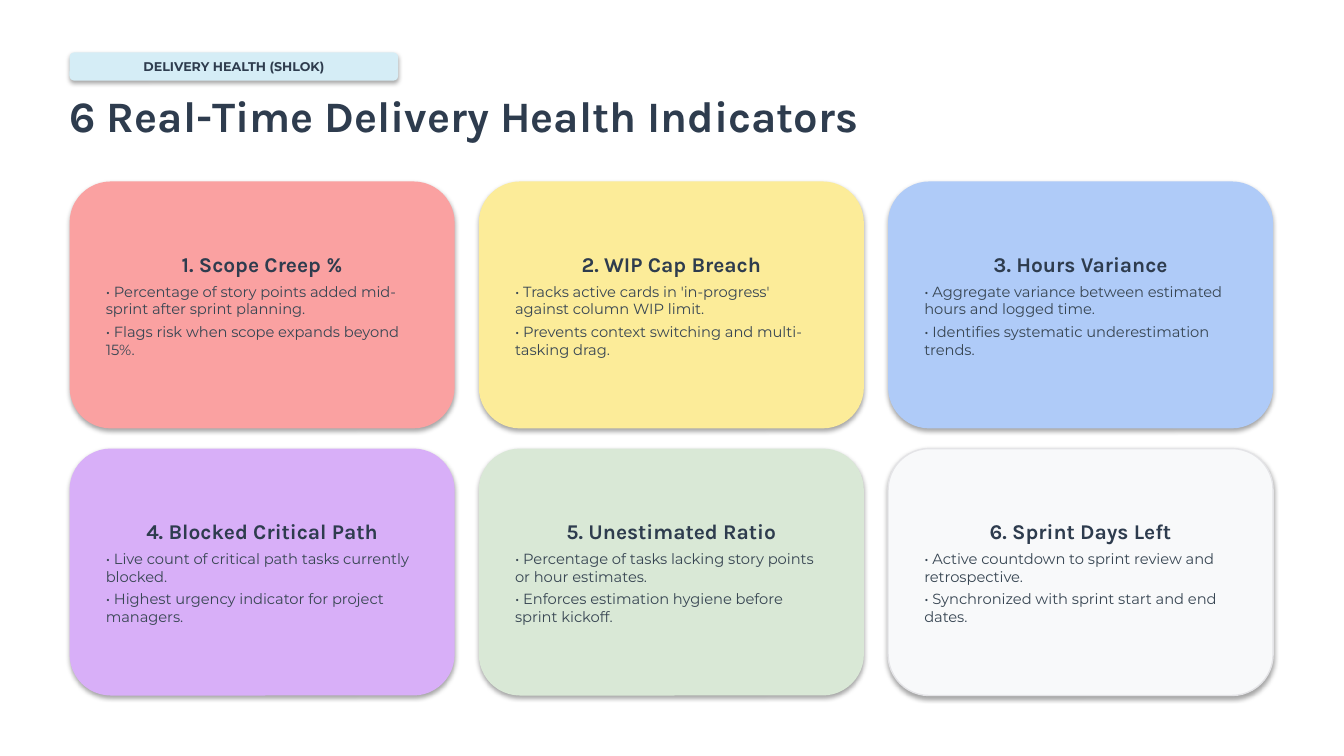
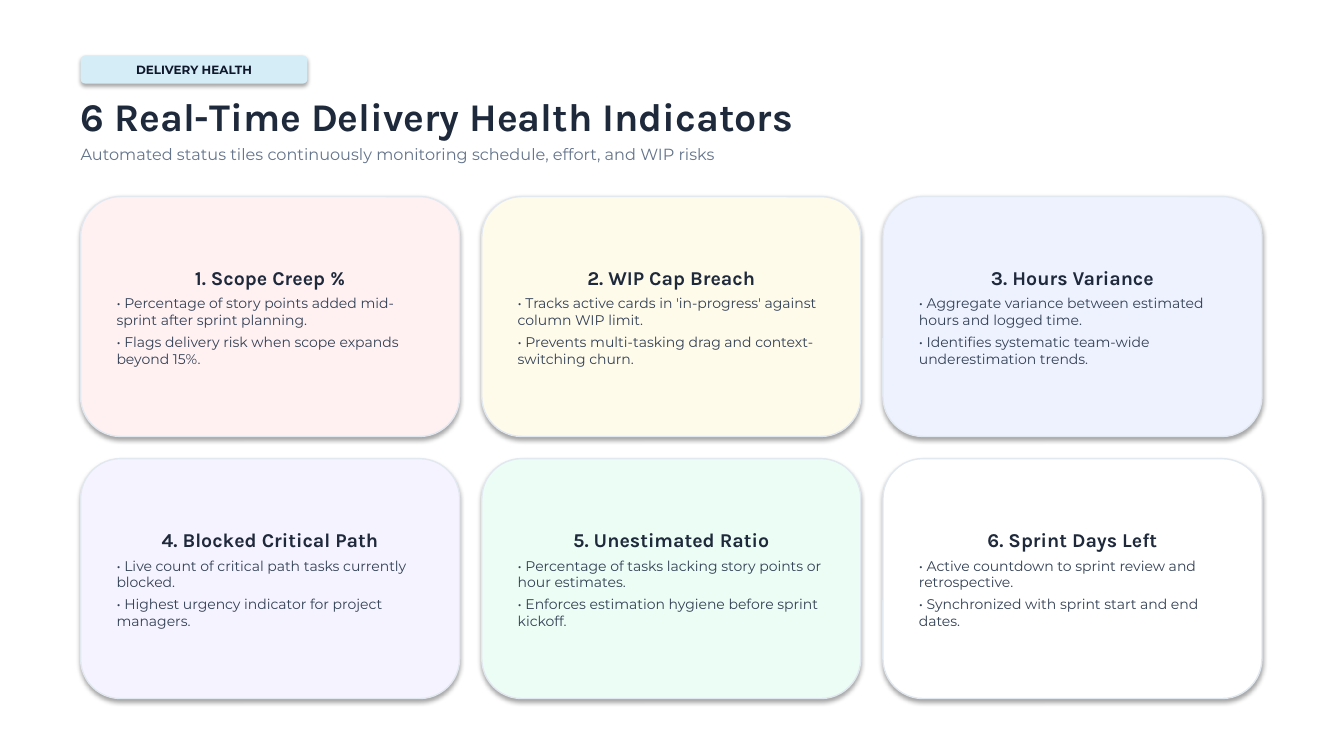
Before and after one commit to S-creator31/Pulseboard, a slide deck: slide 15 of PulseBoard_Final_Defense.pptx (slide 17 before the commit). Drawn at 1344x756 pixels with LibreOffice and Linux fonts; fonts in the diff are those of the drawing. Boxes give left, top, right and bottom in pixels: in the first picture for what was removed or moved away, otherwise in the second. Text is boxed around its words. In the diff, an @@ line names an element or a change of style, - is before the commit and + after.

```diff
--- a/PulseBoard_Final_Defense.pptx
+++ b/PulseBoard_Final_Defense.pptx
@@ rounded rectangle "DELIVERY HEALTH" resized from (x1=70, y1=52, x2=398, y2=81) to (x1=81, y1=55, x2=308, y2=84) @@
@@ text in rounded rectangle at (x1=136, y1=65, x2=252, y2=74): text changed; size 9 to 8.5 pt; text colour #2E3C4E to #0F172A @@
-DELIVERY HEALTH (SHLOK)
+DELIVERY HEALTH
@@ text at (x1=81, y1=103, x2=792, y2=141): size 31 to 28 pt, text colour #2E3C4E to #1E293B in "6 Real-Time Delivery Health Indicators" @@
@@ text "6 Real-Time Delivery Health Indicators" moved from (x1=70, y1=101, x2=858, y2=143) to (x1=81, y1=103, x2=792, y2=163) @@
@@ text at (x1=81, y1=148, x2=715, y2=163): paragraph added @@
+Automated status tiles continuously monitoring schedule, effort, and WIP risks
@@ rounded rectangle "1. Scope Creep %" resized from (x1=70, y1=181, x2=455, y2=429) to (x1=81, y1=197, x2=460, y2=437) @@
@@ rounded rectangle "1. Scope Creep %" at (x1=81, y1=197, x2=460, y2=437): fill #FAA1A1 to #FFF1F2; outline none to #E2E8F0 1 pt @@
@@ rounded rectangle "2. WIP Cap Breach" resized from (x1=479, y1=181, x2=864, y2=429) to (x1=482, y1=197, x2=861, y2=437) @@
@@ rounded rectangle "2. WIP Cap Breach" at (x1=482, y1=197, x2=861, y2=437): fill #FCEC99 to #FFFBEB; outline none to #E2E8F0 1 pt @@
@@ rounded rectangle "3. Hours Variance" resized from (x1=888, y1=181, x2=1273, y2=429) to (x1=883, y1=197, x2=1262, y2=437) @@
@@ rounded rectangle "3. Hours Variance" at (x1=883, y1=197, x2=1262, y2=437): fill #AFCBF8 to #EEF2FF; outline none to #E2E8F0 1 pt @@
@@ text in rounded rectangle at (x1=117, y1=272, x2=394, y2=328): size 15 to 14 pt, text colour #2E3C4E to #1E293B in "1. Scope Creep %"; size 10.5 to 10 pt, text colour #384653 to #334155 in "• Percentage of story points added mid-sprint ..." @@
@@ text in rounded rectangle at (x1=518, y1=271, x2=817, y2=325): size 15 to 14 pt, text colour #2E3C4E to #1E293B in "2. WIP Cap Breach"; size 10.5 to 10 pt, text colour #384653 to #334155 in "• Tracks active cards in 'in-progress' against ..." @@
@@ text in rounded rectangle at (x1=919, y1=271, x2=1204, y2=328): size 15 to 14 pt, text colour #2E3C4E to #1E293B in "3. Hours Variance"; size 10.5 to 10 pt, text colour #384653 to #334155 in "• Aggregate variance between estimated hours and ..." @@
@@ text in rounded rectangle at (x1=117, y1=336, x2=399, y2=367): text changed; size 10.5 to 10 pt; text colour #384653 to #334155 @@
-• Flags risk when scope expands beyond 15%.
+• Flags delivery risk when scope expands beyond 15%.
@@ text in rounded rectangle at (x1=518, y1=336, x2=813, y2=367): text changed; size 10.5 to 10 pt; text colour #384653 to #334155 @@
-• Prevents context switching and multi-tasking drag.
+• Prevents multi-tasking drag and context-switching churn.
@@ text in rounded rectangle at (x1=919, y1=336, x2=1150, y2=364): text changed; size 10.5 to 10 pt; text colour #384653 to #334155 @@
-• Identifies systematic underestimation trends.
+• Identifies systematic team-wide underestimation trends.
@@ rounded rectangle "4. Blocked Critical Path" resized from (x1=70, y1=449, x2=455, y2=696) to (x1=81, y1=459, x2=460, y2=699) @@
@@ rounded rectangle "4. Blocked Critical Path" at (x1=81, y1=459, x2=460, y2=699): size 15 to 14 pt, text colour #2E3C4E to #1E293B in "4. Blocked Critical Path"; size 10.5 to 10 pt, text colour #384653 to #334155 in "• Live count of critical path tasks ...", "• Highest urgency indicator for project managers."; fill #D8AFF8 to #F5F3FF; outline none to #E2E8F0 1 pt @@
@@ rounded rectangle "5. Unestimated Ratio" resized from (x1=479, y1=449, x2=864, y2=696) to (x1=482, y1=459, x2=861, y2=699) @@
@@ rounded rectangle "5. Unestimated Ratio" at (x1=482, y1=459, x2=861, y2=699): size 15 to 14 pt, text colour #2E3C4E to #1E293B in "5. Unestimated Ratio"; size 10.5 to 10 pt, text colour #384653 to #334155 in "• Percentage of tasks lacking story points ...", "• Enforces estimation hygiene before sprint kickoff."; fill #D9E8D6 to #ECFDF5; outline none to #E2E8F0 1 pt @@
@@ rounded rectangle "6. Sprint Days Left" resized from (x1=888, y1=449, x2=1273, y2=696) to (x1=883, y1=459, x2=1262, y2=699) @@
@@ rounded rectangle "6. Sprint Days Left" at (x1=883, y1=459, x2=1262, y2=699): size 15 to 14 pt, text colour #2E3C4E to #1E293B in "6. Sprint Days Left"; size 10.5 to 10 pt, text colour #384653 to #334155 in "• Active countdown to sprint review and ...", "• Synchronized with sprint start and end ..."; fill #F8F9FA to #FFFFFF; outline #E4E4E7 1 pt to #E2E8F0 1 pt @@
```
Also in this commit, not shown: 14 other slides changed, 5 slides added, 10 slides removed, 1 other file.
